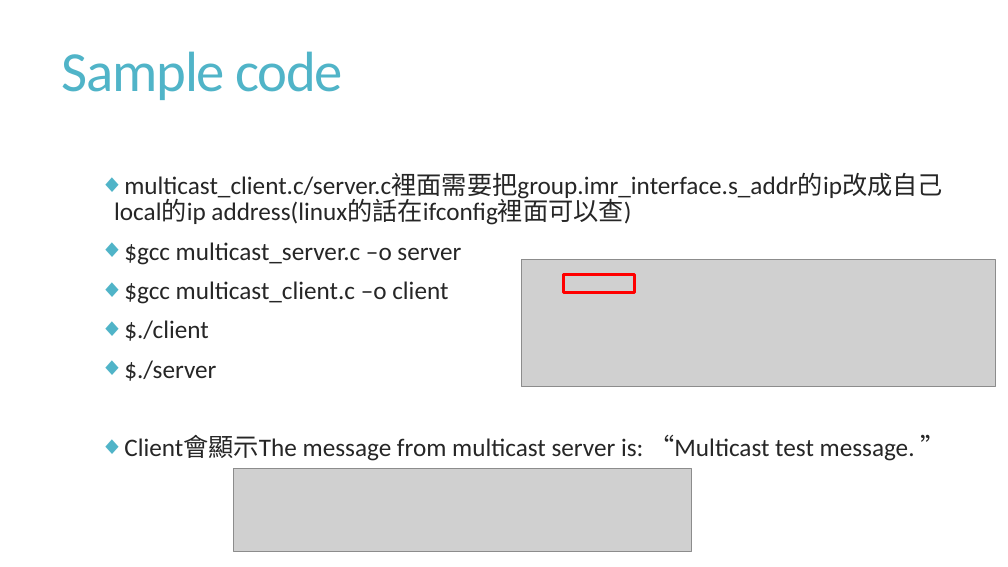
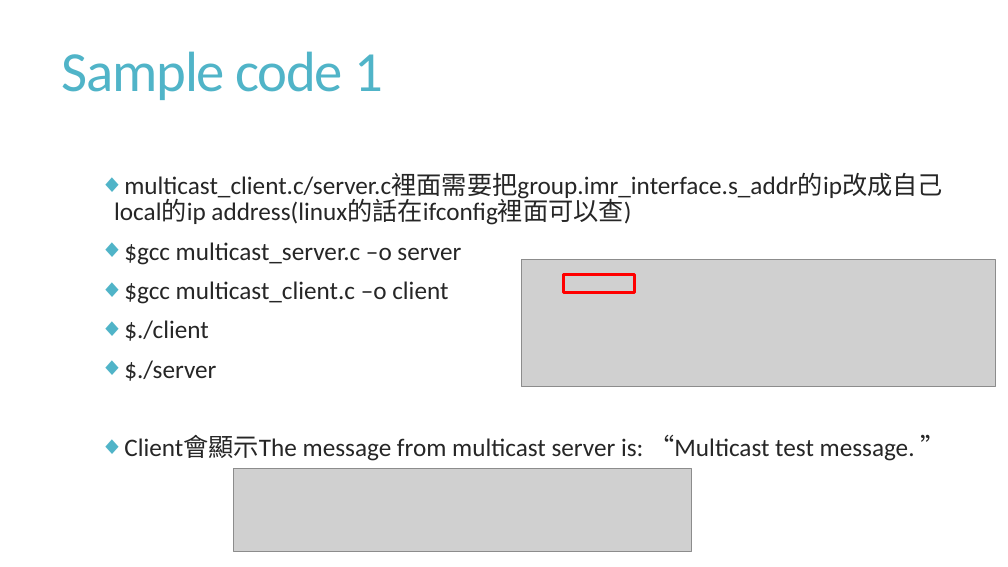
Before and after one commit to BebeShen/NCKU_Course-ComputerCommunication, a slide deck: slide 13 of LABs/lab2/Lab2_introduction.pptx (slide 14 before the commit). Drawn at 1008x567 pixels with LibreOffice and Linux fonts; fonts in the diff are those of the drawing; grey boxes stand for pictures. Boxes give left, top, right and bottom in pixels: in the first picture for what was removed or moved away, otherwise in the second. Text is boxed around its words. In the diff, an @@ line names an element or a change of style, - is before the commit and + after.

```diff
--- a/LABs/lab2/Lab2_introduction.pptx
+++ b/LABs/lab2/Lab2_introduction.pptx
@@ title at <box>62,51,384,100</box>: text changed @@
-Sample code
+Sample code 1
```
Also in this commit, not shown: 3 other slides changed, 1 slide added, 1 slide removed, 7 other files.
